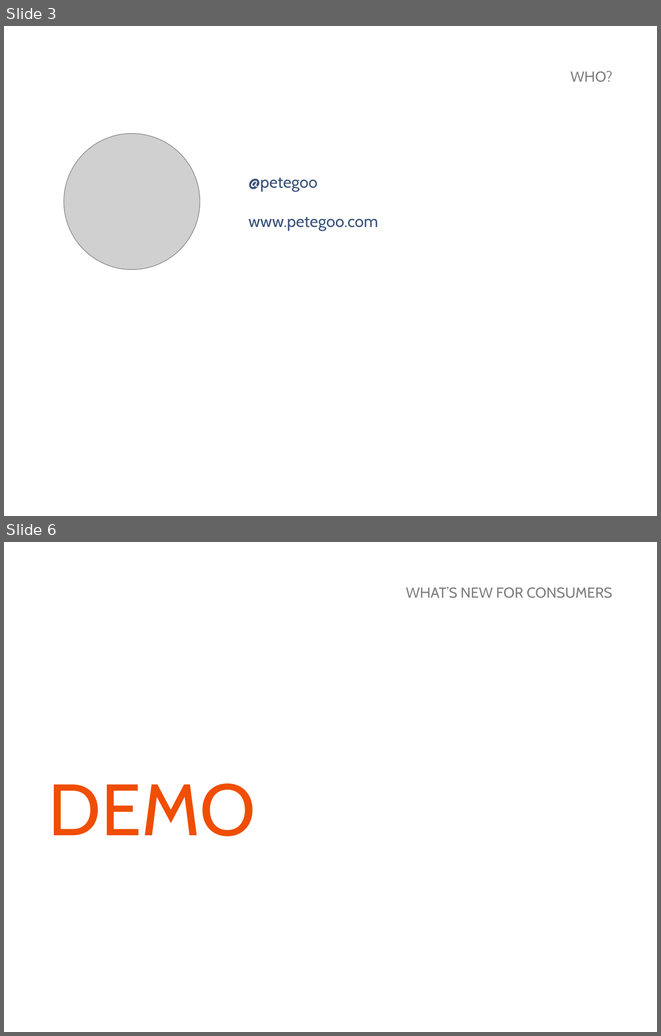
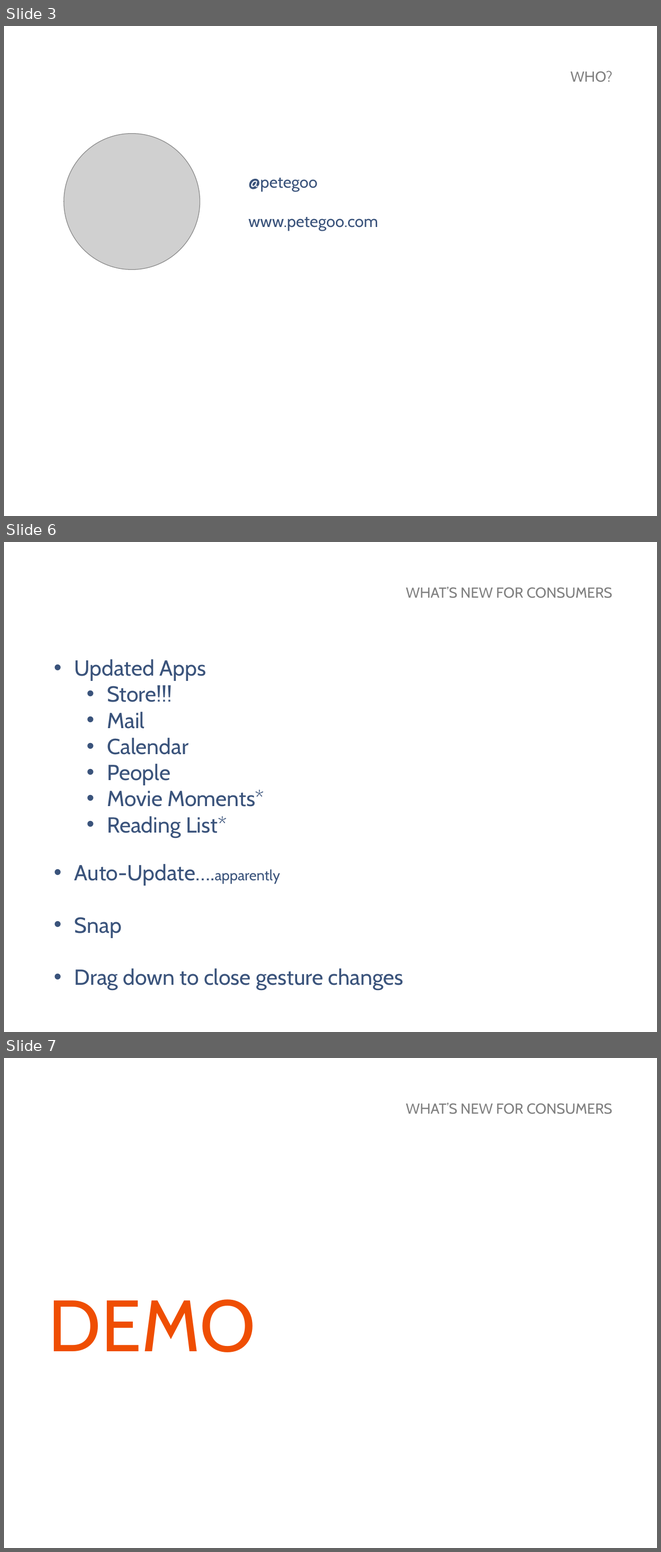
Before and after one commit to MarkerMetro/MarkerMetro.Talks, a slide deck: WhatsNewInWindows81/WhatsNewInWindows81.pptx. Shown one above the other, each under a label of ours: slides 3 and 6 before the commit, slides 3, 6 and 7 after it; the slides between them are not shown. The pictures are 661x1036 and 661x1552 pixels, drawn with LibreOffice and Linux fonts; fonts in the diff are those of the drawing; grey boxes stand for pictures; background and template pictures are left out. Boxes give left, top, right and bottom in pixels: in the first picture for what was removed or moved away, otherwise in the second. Text is boxed around its words. In the diff, an @@ line names an element or a change of style, - is before the commit and + after.

```diff
--- a/WhatsNewInWindows81/WhatsNewInWindows81.pptx
+++ b/WhatsNewInWindows81/WhatsNewInWindows81.pptx
@@ slide 6 added at (x1=4, y1=542, x2=657, y2=1032), background picture (left out) @@
@@ text added at (x1=406, y1=587, x2=612, y2=598), 16 pt, text #808080 @@
+WHAT’S NEW FOR CONSUMERS
@@ text added at (x1=74, y1=659, x2=404, y2=990), 24 pt, text #3A537B @@
+• Updated Apps
+  • Store!!!
+  • Mail
+  • Calendar
+  • People
+  • Movie Moments*
+  • Reading List*
+• Auto-Update….apparently
+• Snap
+• Drag down to close gesture changes
@@ what was slide 6 is now slide 7 @@
```
Also in this commit, not shown: 2 slides changed.
